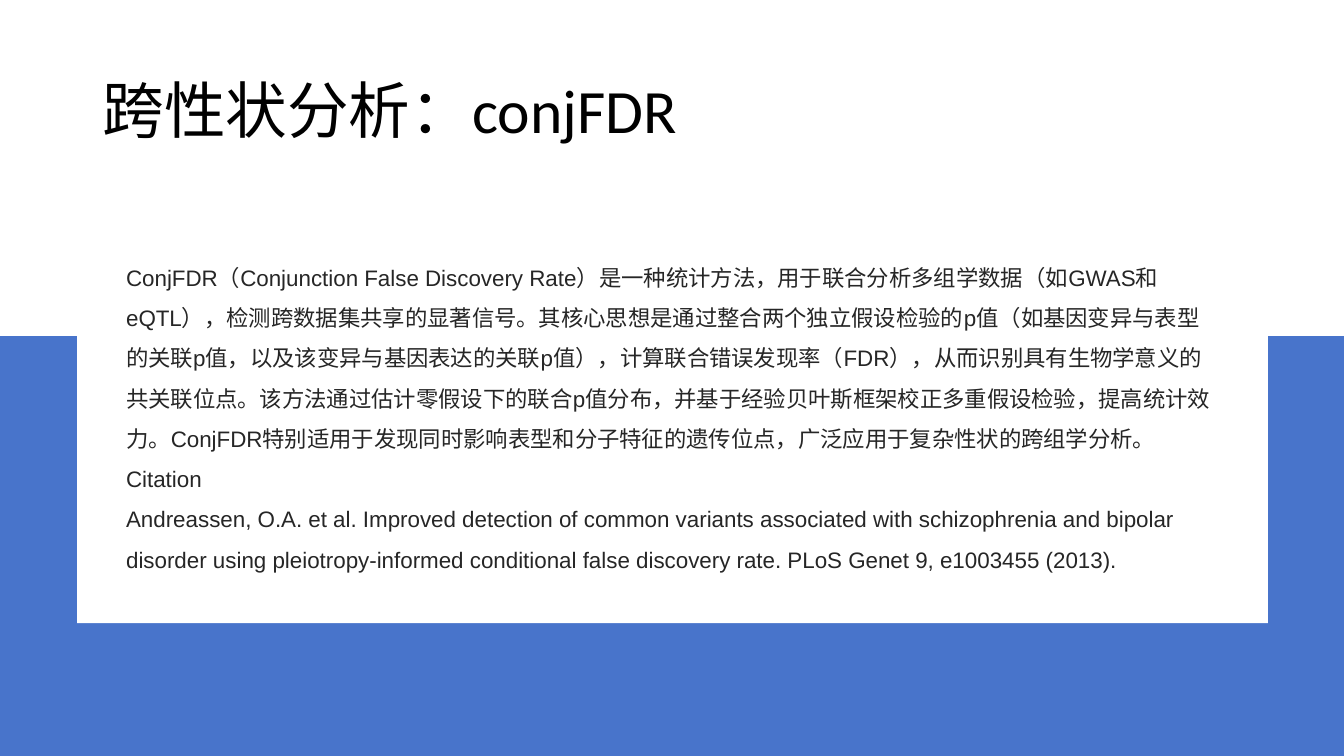
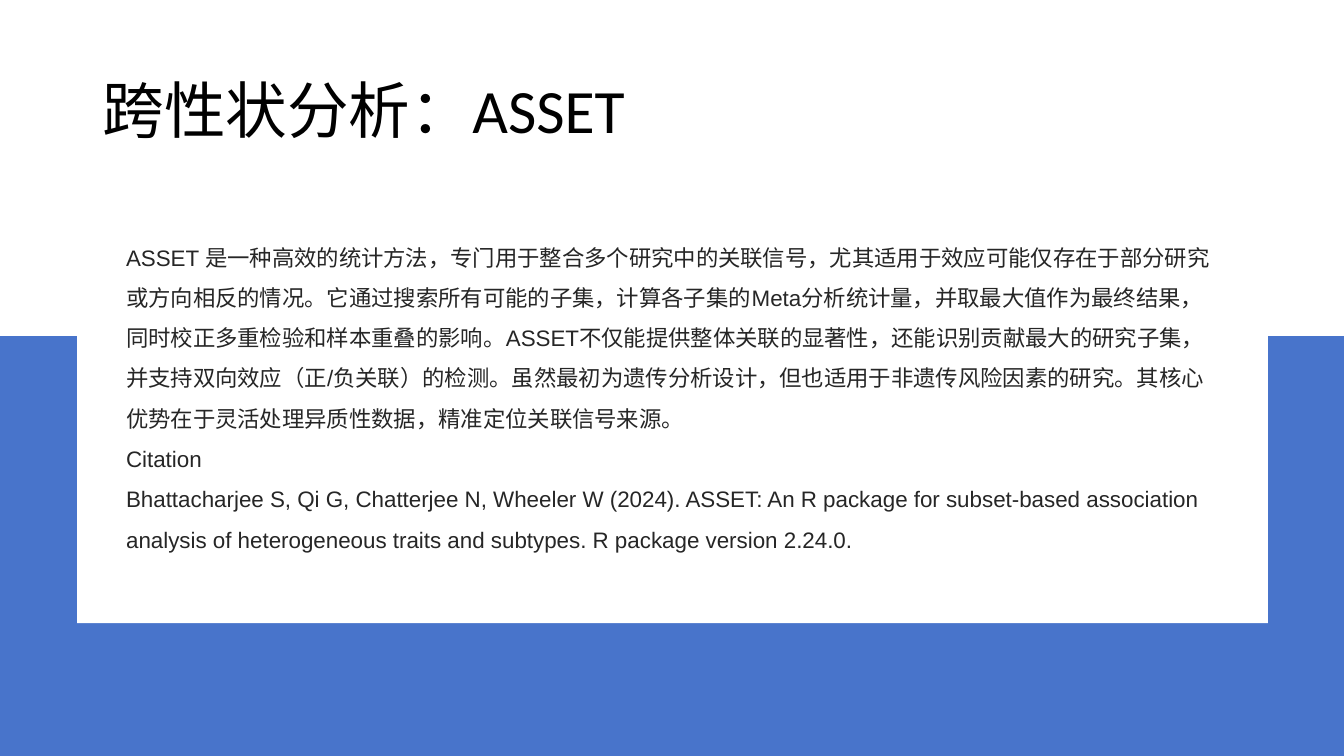
Before and after one commit to baiqiang963/OmniGWAS-Toolkit, a slide deck: slide 5 of 内置分析介绍与引用.pptx. Drawn at 1344x756 pixels with LibreOffice and Linux fonts; fonts in the diff are those of the drawing. Boxes give left, top, right and bottom in pixels: in the first picture for what was removed or moved away, otherwise in the second. Text is boxed around its words. In the diff, an @@ line names an element or a change of style, - is before the commit and + after.

```diff
--- a/内置分析介绍与引用.pptx
+++ b/内置分析介绍与引用.pptx
@@ title at box(102, 81, 624, 138): text changed @@
-跨性状分析：conjFDR
+跨性状分析：ASSET
@@ text at box(126, 247, 1209, 429): text changed @@
-ConjFDR（Conjunction False Discovery Rate）是一种统计方法，用于联合分析多组学数据（如GWAS和eQTL），检测跨数据集共享的显著信号。其核心思想是通过整合两个独立假设检验的p值（如基因变异与表型的关联p值，以及该变异与基因表达的关联p值），计算联合错误发现率（FDR），从而识别具有生物学意义的共关联位点。该方法通过估计零假设下的联合p值分布，并基于经验贝叶斯框架校正多重假设检验，提高统计效力。ConjFDR特别适用于发现同时影响表型和分子特征的遗传位点，广泛应用于复杂性状的跨组学分析。
+ASSET 是一种高效的统计方法，专门用于整合多个研究中的关联信号，尤其适用于效应可能仅存在于部分研究或方向相反的情况。它通过搜索所有可能的子集，计算各子集的Meta分析统计量，并取最大值作为最终结果，同时校正多重检验和样本重叠的影响。ASSET不仅能提供整体关联的显著性，还能识别贡献最大的研究子集，并支持双向效应（正/负关联）的检测。虽然最初为遗传分析设计，但也适用于非遗传风险因素的研究。其核心优势在于灵活处理异质性数据，精准定位关联信号来源。
@@ text at box(126, 490, 1198, 553): text changed @@
-Andreassen, O.A. et al. Improved detection of common variants associated with schizophrenia and bipolar disorder using pleiotropy-informed conditional false discovery rate. PLoS Genet 9, e1003455 (2013).
+Bhattacharjee S, Qi G, Chatterjee N, Wheeler W (2024). ASSET: An R package for subset-based association analysis of heterogeneous traits and subtypes. R package version 2.24.0.
```
Also in this commit, not shown: 3 other slides changed.
